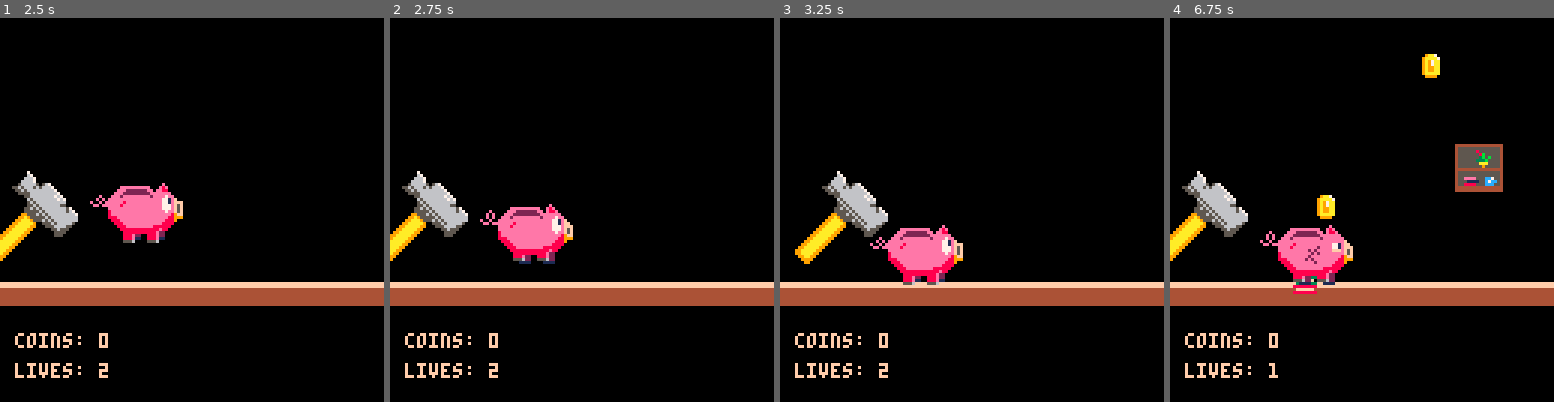
Above: before the commit, frames 1-4 (left to right).
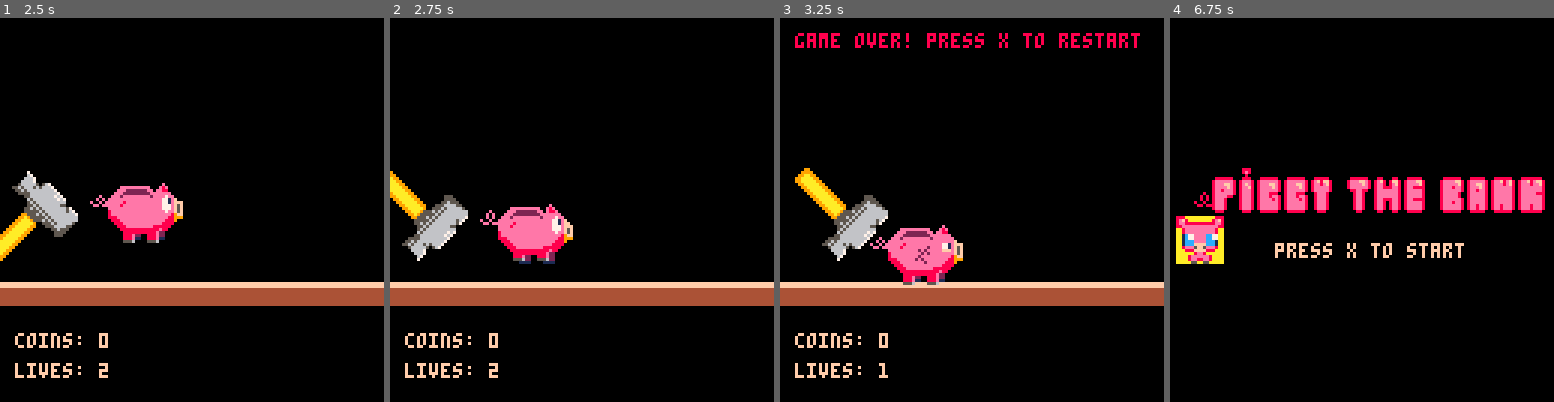
Above: after the commit, the same moments.

Repository: Houzvicka/ld44
Game: PICO-8 cartridge piggy.p8
The game is run twice, just before and just after one commit, with the same random seed, the same clock (stepped at 60 frames per second) and the same inputs.
Inputs:
- Up to frame 1 (2.5 s): tap X (X key) at 0.33, 1.07, 1.85 s; hold Right 1.6-2.1 s; hold Up 2.15-2.42 s; hold Right from 2.47 s (still down)
- Up to frame 2 (2.75 s): keep holding Right
- Up to frame 3 (3.25 s): tap X (X key) at 2.97 s; release Right at 3.03 s; hold Left from 3.08 s (still down)
- Up to frame 4 (6.75 s): release Left at 3.58 s; hold Right 4.02-4.68 s; tap X (X key) at 4.08, 5.2, 6.32 s; hold Up 4.73-5.03 s; hold Left 5.08-5.68 s; hold Right 6.08-6.58 s; hold Right from 6.63 s (still down)

Frame 1 is identical in both runs. In frame 2, 2.6% of the frame differs, in the area x 0-21%, y 39-64%; in frame 3, 4.5%; in frame 4, 20%, in the area x 0-100%, y 9-94%.

Commit message:
arepair animation

Diff:
--- a/piggy.p8
+++ b/piggy.p8
@@ -36,11 +36,12 @@
 				del(coins,coins[0])
 			end
 
-			smash_hammer()
 			put_items()
 			put_obs()
 	 end
 
+
+		smash_hammer()
 	 move_player()
 	 move_coins()
 	 move_hammer()
@@ -124,13 +125,13 @@
 	player.stuck = false
 end
 
-function animate_player()
+function animate_player(force)
 		if player.lives == 2 then
-		 if can_animate then
+		 if force or curr_speed > 0.5 then
 		  player.sprite=fs[fp]
 		 end
 		elseif player.lives == 1 then
-		 if can_animate then
+		 if force or curr_speed > 0.5 then
 			 player.sprite=fhs[fp]
 			end
 		else player.sprite=fds
@@ -139,7 +140,7 @@
 
 function move_player()
 
- animate_player()
+ animate_player(false)
 
 	player.dy = gravity*2
 
@@ -167,16 +168,13 @@
  --move player right
  if btn(1) and not(player.stuck) then
    curr_speed=1.5 --right
-   can_animate = true
 
  --move player left
  elseif btn(0) and not(player.stuck) then
    curr_speed=0.5 --left
-   can_animate = false
 
  elseif not(player.stuck) then
    curr_speed=1
-   can_animate = true
  end
 
  --move to new position
@@ -189,6 +187,7 @@
  elseif player.lives == 1 then
   game_end()
  end
+ animate_player(true)
 end
 
 function draw_player()
@@ -292,8 +291,8 @@
 
 function smash_hammer()
 	if game_over then return end
-	fliprot = not(fliprot)
-	if curr_speed == 0.5 and fliprot then
+	fliprot = expandmap > 70
+	if curr_speed <= 0.5 and fliprot then
 	 player_hit()
 	end
 end
Not shown, changed: the thumbnail (__label__) section of piggy.p8
Not shown, added: piggy.html
Not shown, added: piggy.js
Not shown, added: piggy.png
